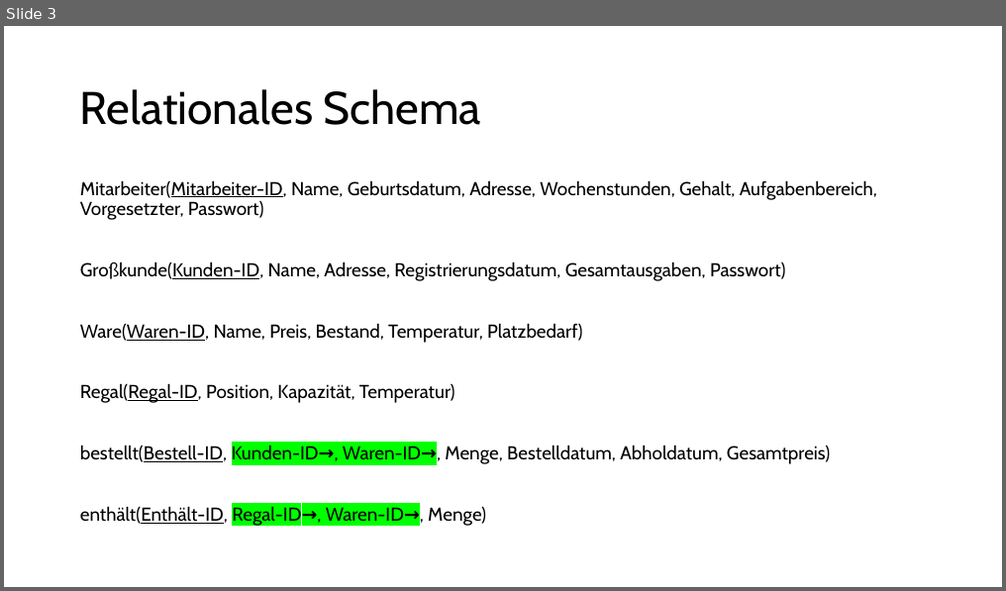
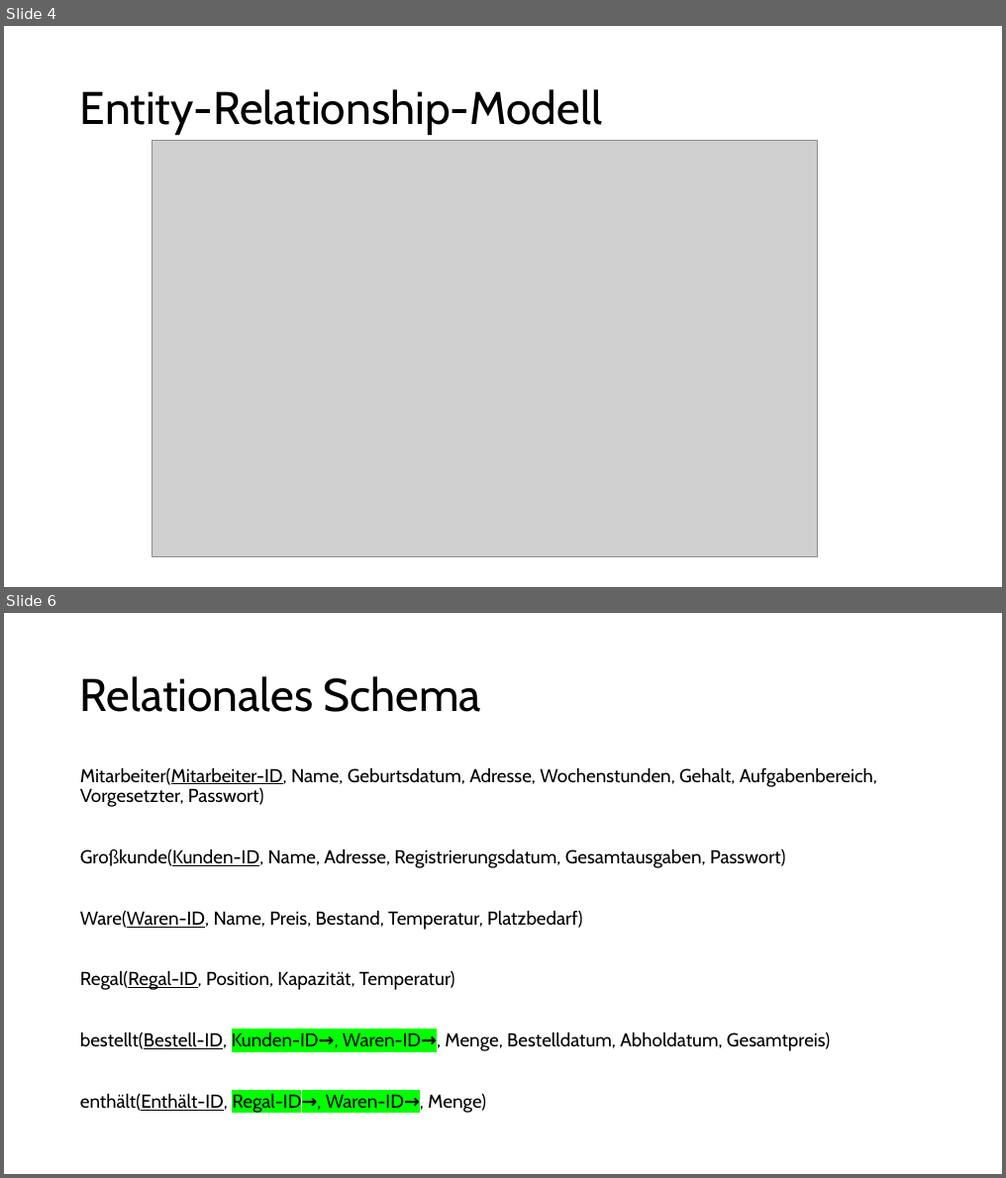
Before and after one commit to ChrisiCrafter27/SupermarketDatabase, a slide deck: src/resources/DatenbankProjektPräsi.pptx. Shown one above the other, each under a label of ours: slide 3 before the commit, slides 4 and 6 after it; the slides between them are not shown. The pictures are 1006x591 and 1006x1178 pixels, drawn with LibreOffice and Linux fonts; fonts in the diff are those of the drawing; grey boxes stand for pictures. Boxes give left, top, right and bottom in pixels: in the first picture for what was removed or moved away, otherwise in the second. Text is boxed around its words. In the diff, an @@ line names an element or a change of style, - is before the commit and + after.

```diff
--- a/src/resources/DatenbankProjektPräsi.pptx
+++ b/src/resources/DatenbankProjektPräsi.pptx
@@ slide 4 added at box(4, 26, 1002, 587), background #FFFFFF @@
@@ title added at box(80, 89, 602, 135), 44 pt, text #000000 @@
+Entity-Relationship-Modell
@@ picture added at box(152, 140, 817, 558) @@
@@ what was slide 3 is now slide 6 @@
```
Also in this commit, not shown: 4 slides changed, 2 other slides added, 2 other files.
